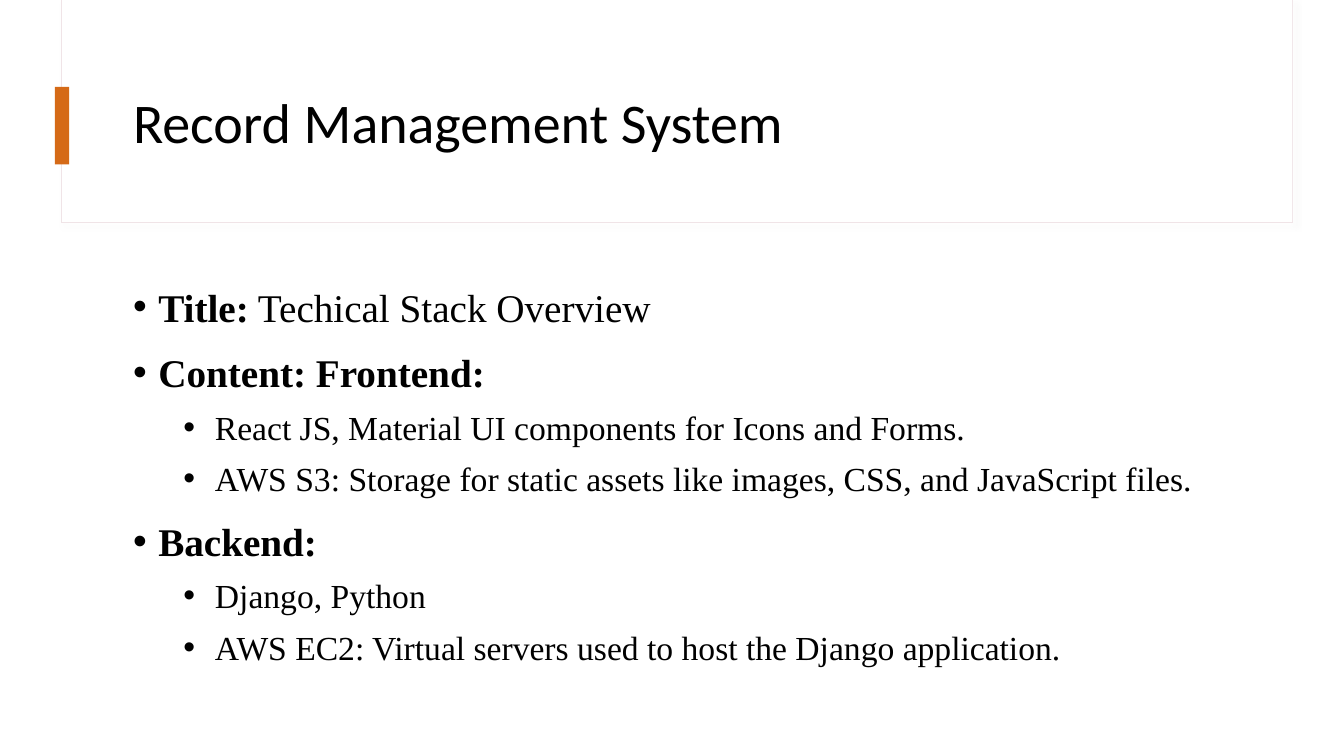
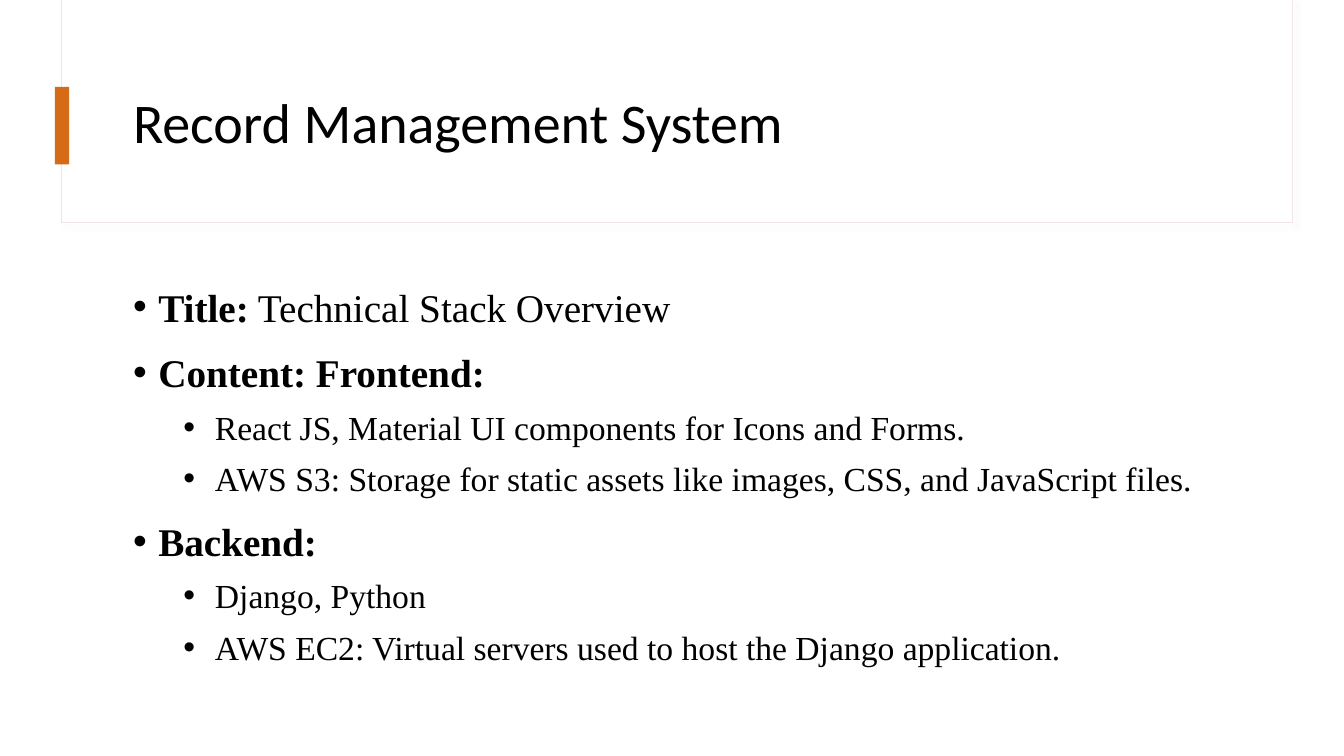
Before and after one commit to himakarananthasetty/RecordManagementSystem_Django_React, a slide deck: slide 2 of Presentation.pptx. Drawn at 1344x756 pixels with LibreOffice and Linux fonts; fonts in the diff are those of the drawing. Boxes give left, top, right and bottom in pixels: in the first picture for what was removed or moved away, otherwise in the second. Text is boxed around its words. In the diff, an @@ line names an element or a change of style, - is before the commit and + after.

```diff
--- a/Presentation.pptx
+++ b/Presentation.pptx
@@ text at <box>158,294,670,323</box>: text changed @@
-• Title: Techical Stack Overview
+• Title: Technical Stack Overview
```
Also in this commit, not shown: 1 other file.
